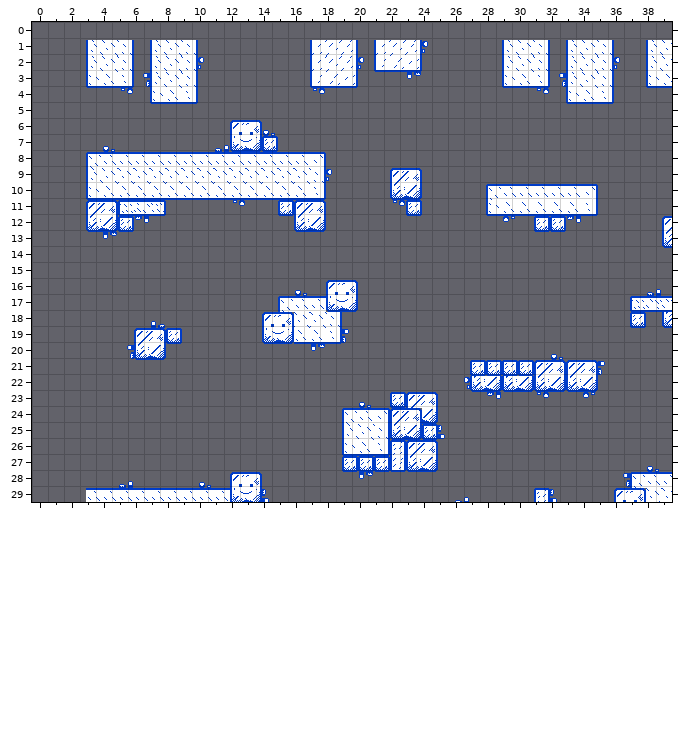
Two states of a Tiled map, assets/maps/ice_clone.tmx. The first picture shows the starting point.
Cells are 16x16 px. Shown: x 0..39, y 0..29. Layer "Tile Layer 1" is drawn 54,18 px off the grid.
The result:
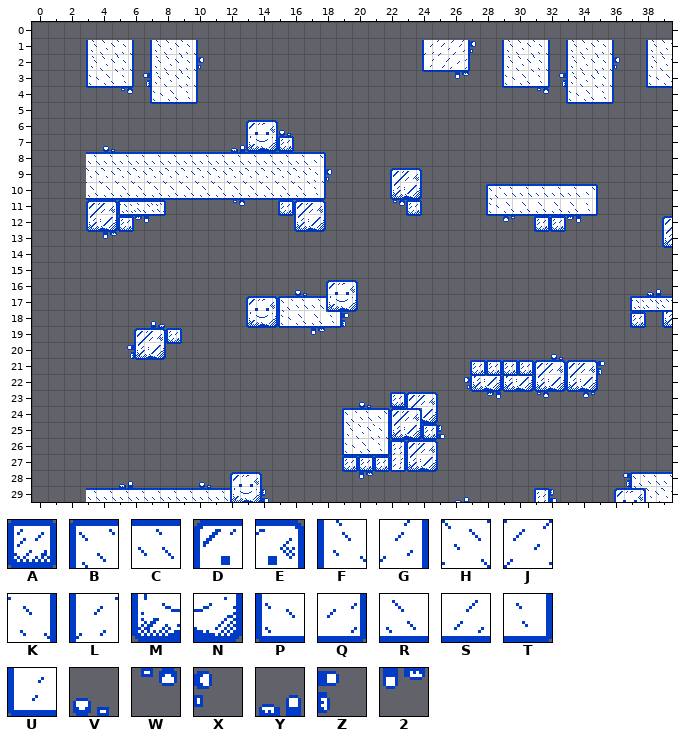
Key: from "tilemap_ice": A 0, B 4, C 5, D 8, E 9, F 12, G 12 flipped left-right, H 13, J 13 flipped left-right, K 14, L 14 flipped left-right, M 16, N 17, P 20, Q 20 flipped left-right, R 21, S 21 flipped left-right, T 22, U 22 flipped left-right, V 24, W 24 turned 180, X 24 turned 90, Y 25, Z 25 flipped on the other diagonal, 2 25 turned 180.
_ is an empty cell.
Tiles replaced or removed in this view: 2, A, B, D, E, F, G, H, J, K, L, M, N, P, Q, R, S, T, U, V, W, X, Y, Z.
Commit message: Updated Ice Clone to player better. To do: - Limit where the camera is directed to prevent the player from seeing the edges of the level.
From old to new:
Changed rows in their new state; . is an unchanged cell.
Layer "Tile Layer 1":
first column x 0:
 0 ..............___.___LJGX
 1 .............._______USQ.
 2 ..............___..._..2.
 3 .............._..........
 5 ........._DEV............
 6 ........_YMNA............
 7 C........................
 8 H........................
 9 R........................
first column x 10:
16 DE.....
17 MNPRRTZ
18 .___2__
19 ...._..
first column x 35:
26 _
